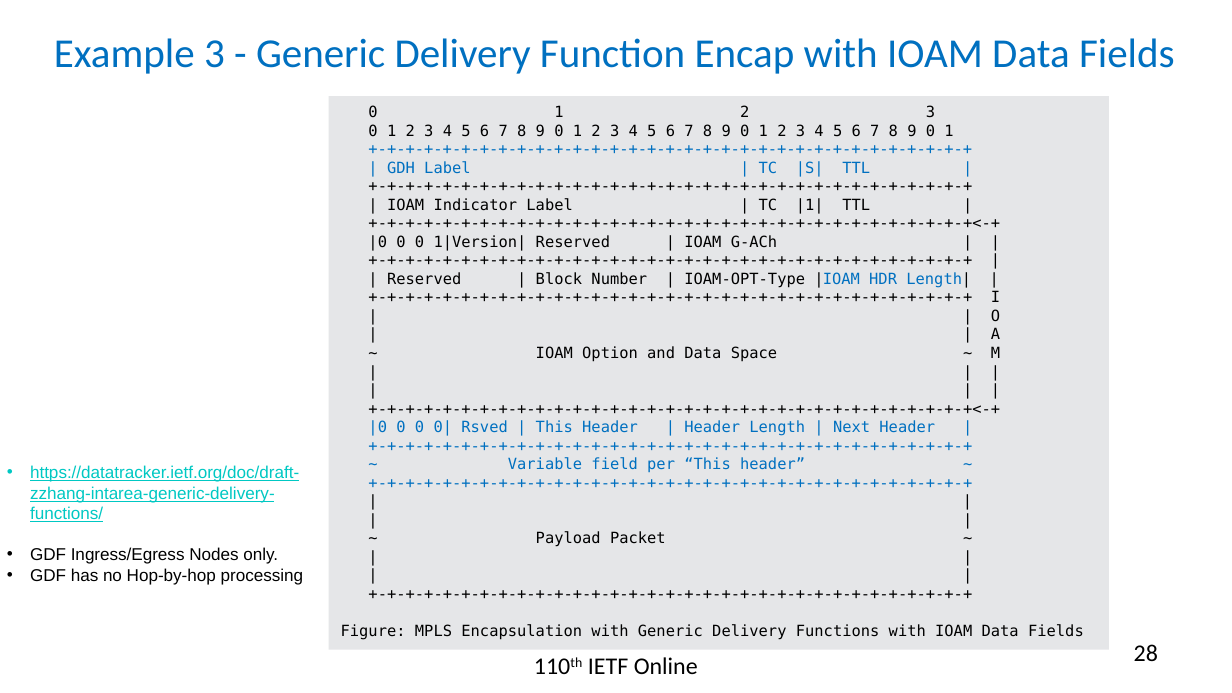
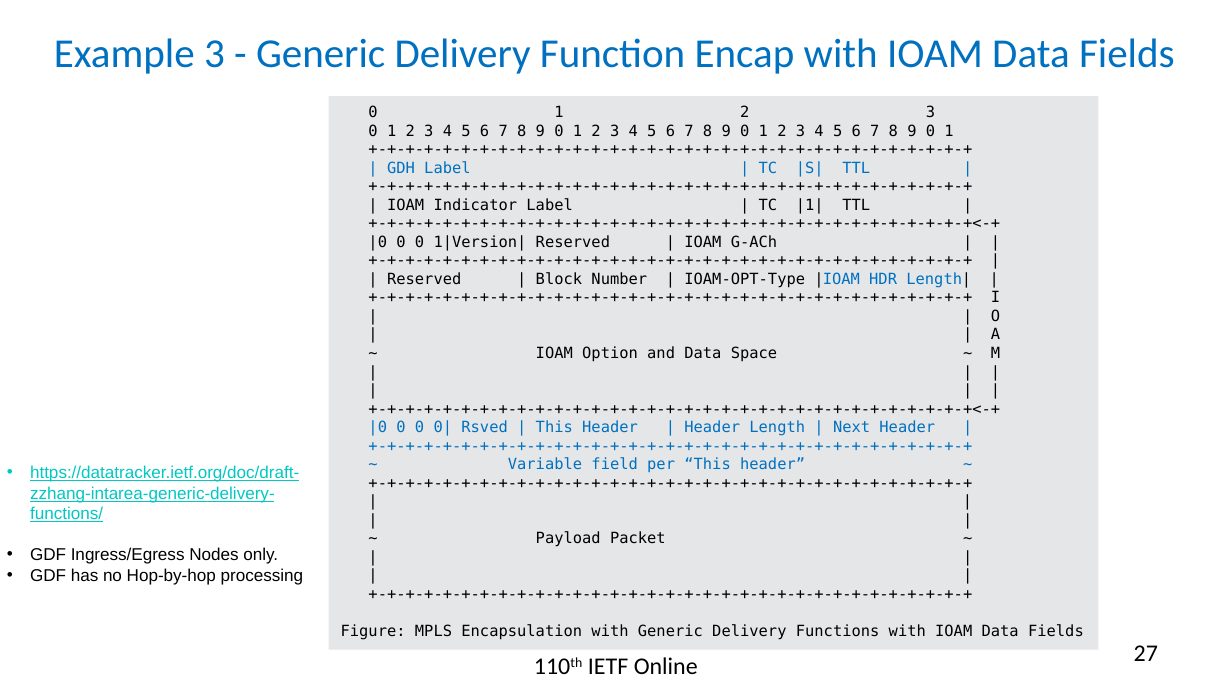
Before and after one commit to rakgandhi/ietf-slides, a slide deck: slide 27 of draft-gandhi-mpls-ioam-sr-06.pptx (slide 28 before the commit). Drawn at 1232x693 pixels with LibreOffice and Linux fonts; fonts in the diff are those of the drawing. Boxes give left, top, right and bottom in pixels: in the first picture for what was removed or moved away, otherwise in the second. Text is boxed around its words. In the diff, an @@ line names an element or a change of style, - is before the commit and + after.

```diff
--- a/draft-gandhi-mpls-ioam-sr-06.pptx
+++ b/draft-gandhi-mpls-ioam-sr-06.pptx
@@ rectangle "0 1 2 3": place and size @@
-rectangle "0 1 2 3" at (329,96,1109,649)
+rectangle "0 1 2 3" at (329,96,1099,649)
@@ rectangle "0 1 2 3" at (329,96,1099,649): text colour #0070C0 to #000000 in "+-+-+-+-+-+-+-+-+-+-+-+-+-+-+-+-+-+-+-+-+-+-+-+-+-+-+-+-+-+- ...", "+-+-+-+-+-+-+-+-+-+-+-+-+-+-+-+-+-+-+-+-+-+-+-+-+-+-+-+-+-+- ..." @@
@@ page number at (1134,645,1158,661): text changed @@
-28
+27
```
Also in this commit, not shown: 5 other slides changed, 4 slides removed, 1 other file.
